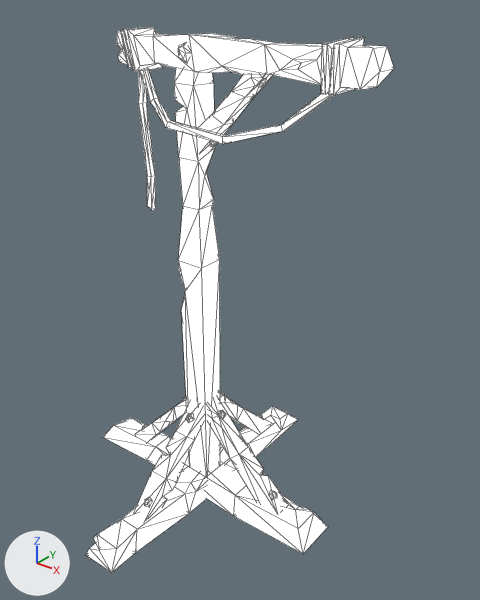
Two versions of the glTF model public/siege/scifi/dark_SM_Prop_Gibbet_01.gltf, one commit apart.
Rendered twice from a 50 mm camera at (4.07, -4.45, 5.19) aimed at (0.39, 0.16, 2.33). The lights are fixed; the arrows at lower left show +X, +Y and +Z. The picture after the commit comes second. Mesh edges are drawn as thin lines. Where no turn or scale is listed for an object, it has been applied to the vertices.

In view in the first picture: 'SM_Prop_Gibbet_01'.
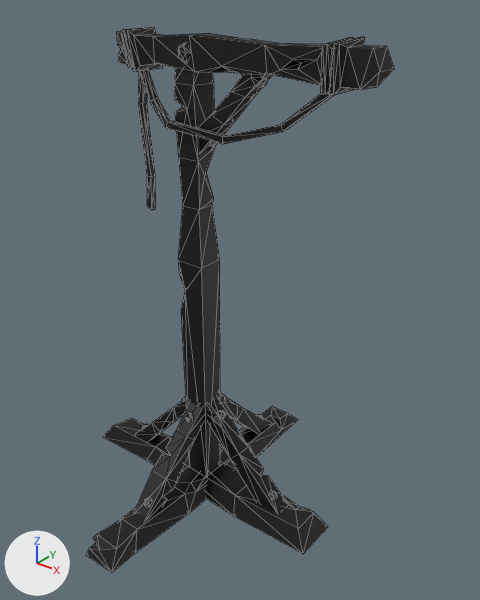
Pixel boxes (x1, y1, x2, y2) of what changed, in the pictures (480 x 600 px):
'SM_Prop_Gibbet_01', surface changed (white to black): (86, 27, 394, 572) in both

The change in detail:
In material 'Gothic2' (mat_gothic2), emission_strength is no longer 1.0.
